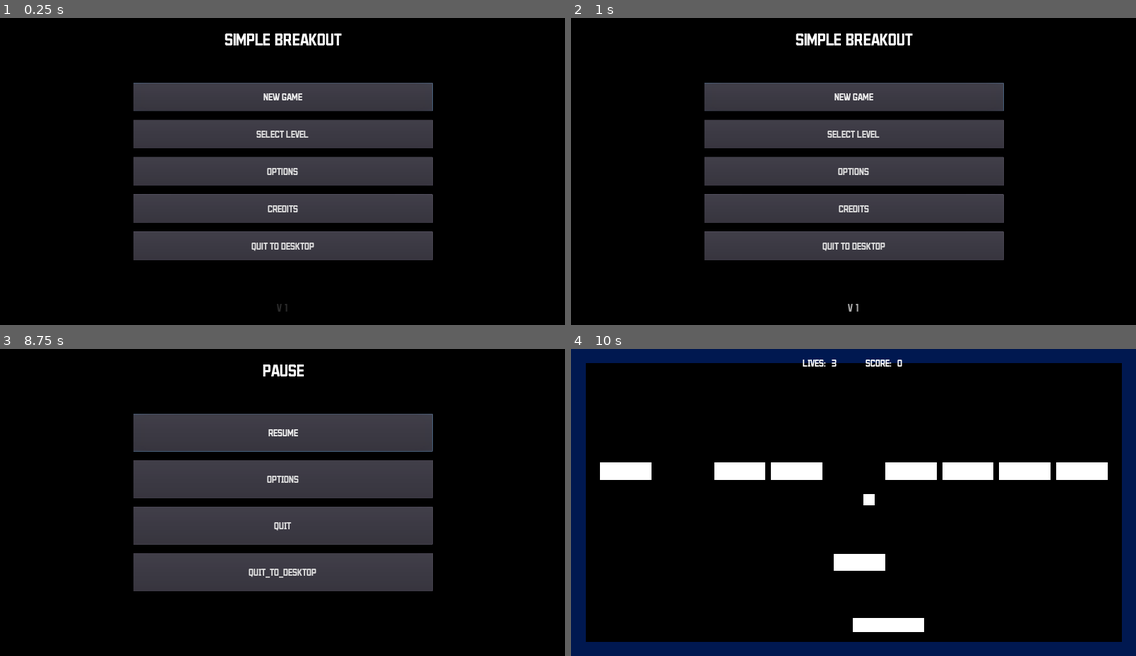
Above: before the commit, frames 1-4 (two rows, left to right).
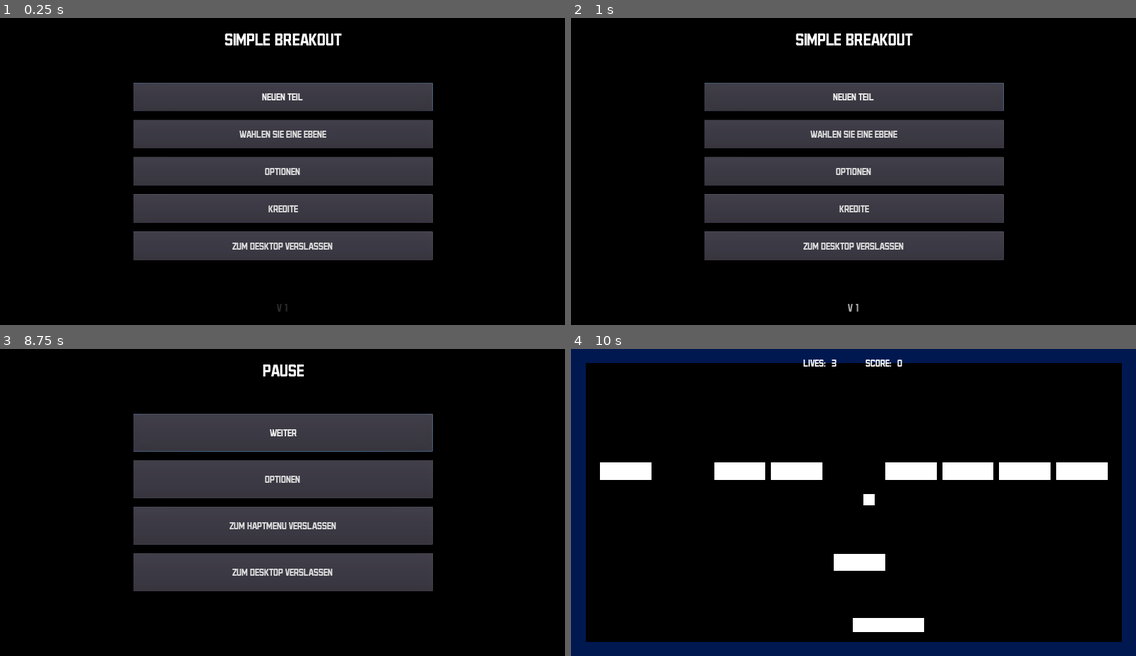
Above: after the commit, the same moments.

Repository: AlixBarreaux/simple-breakout
Game: Godot game, scene res://Scenes/GUI/MainMenu.tscn
The game is run twice, just before and just after one commit, with the same random seed, the same clock (stepped at 60 frames per second) and the same inputs. The engine's default icon, where the game draws it, is replaced by a stand-in: a white triangle on a blue panel in a dark square.
Inputs:
- Up to frame 1 (0.25 s): no input
- Up to frame 2 (1 s): click "select level" (after the commit: "wahlen Sie eine Ebene") at 0.5 s
- Up to frame 3 (8.75 s): click "options" (after the commit: "Optionen") at 1.25 s; click "new game" (after the commit: "neuen Teil") at 2 s; click "new game" (after the commit: "neuen Teil") at 2.75 s; click "credits" (after the commit: "Kredite") at 3.5 s; click "quit to desktop" (after the commit: "Zum Desktop verslassen") at 4.25 s; tap Enter at 5 s; hold D (move_right) 5.03-5.78 s; hold Q (move_left) 5.78-6.53 s; hold D (move_right) 6.53-8.03 s; hold Q (move_left) from 8.03 s (still down); tap Escape (ui_cancel) at 8.65 s
- Up to frame 4 (10 s): release Q (move_left) at 8.75 s; click "RESUME" (after the commit: "weiter") at 8.75 s; hold Q (move_left) from 9.53 s (still down)

The runs differ from the first frame. In frame 1, 0.9% of the frame differs, in the area x 41-59%, y 24-76%; in frame 2, 0.9%; in frame 3, 0.9%; in frame 4, less than 0.1%.

Commit message:
Add German translations

Diff:
--- a/Game.tscn
+++ b/Game.tscn
@@ -26,6 +26,14 @@
 margin_top = -2.37842
 margin_bottom = -2.37842
 
+[node name="LivesGUI" parent="InGameGUICanvasLayer/InGameGUI/HBoxContainer" index="0"]
+margin_left = 1.0
+margin_right = 150.0
+
+[node name="ScoreGUI" parent="InGameGUICanvasLayer/InGameGUI/HBoxContainer" index="1"]
+margin_left = 250.0
+margin_right = 412.0
+
 [node name="PauseMenu" parent="InGameGUICanvasLayer" instance=ExtResource( 3 )]
 visible = false
 
--- a/Scenes/GUI/InGameGUI.tscn
+++ b/Scenes/GUI/InGameGUI.tscn
@@ -33,8 +33,12 @@
 }
 
 [node name="LivesGUI" parent="HBoxContainer" instance=ExtResource( 4 )]
+margin_left = 2.0
+margin_right = 151.0
 
 [node name="ScoreGUI" parent="HBoxContainer" instance=ExtResource( 5 )]
+margin_left = 251.0
+margin_right = 413.0
 
 [node name="VBoxContainer" type="VBoxContainer" parent="."]
 visible = false
--- a/Scenes/GUI/LevelSelectionMenu.tscn
+++ b/Scenes/GUI/LevelSelectionMenu.tscn
@@ -3,7 +3,7 @@
 [ext_resource path="res://Resources/Fonts/Dynamic_Fonts_Data/legend_dynamicfontdata.tres" type="DynamicFontData" id=1]
 [ext_resource path="res://Scenes/GUI/LevelSelectionButton.tscn" type="PackedScene" id=2]
 [ext_resource path="res://Resources/Themes/main_theme.tres" type="Theme" id=3]
-[ext_resource path="res://Level.tscn" type="PackedScene" id=4]
+[ext_resource path="res://Scenes/Levels/Level.tscn" type="PackedScene" id=4]
 [ext_resource path="res://Miscellaneous/icon.png" type="Texture" id=5]
 [ext_resource path="res://Scripts/GUI/level_selection_menu.gd" type="Script" id=6]
 [ext_resource path="res://Scenes/Levels/LevelTemporary.tscn" type="PackedScene" id=7]
@@ -37,7 +37,7 @@
 margin_right = 274.0
 margin_bottom = 110.0
 custom_fonts/font = SubResource( 1 )
-text = "level_selection_title"
+text = "select a level"
 align = 1
 valign = 1
 __meta__ = {
@@ -51,7 +51,7 @@
 level_to_load = ExtResource( 4 )
 level_name = "Level 1"
 preview_image_stream_texture = ExtResource( 5 )
-level_to_load_path = "res://Level.tscn"
+level_to_load_path = "res://Scenes/Levels/Level.tscn"
 
 [node name="LevelSelectionButton2" parent="ColorRect" instance=ExtResource( 2 )]
 margin_left = 690.77
@@ -67,7 +67,7 @@
 level_to_load = ExtResource( 4 )
 level_name = "Level 1"
 preview_image_stream_texture = ExtResource( 5 )
-level_to_load_path = "res://Level.tscn"
+level_to_load_path = "res://Scenes/Levels/Level.tscn"
 
 [node name="BackButton" type="Button" parent="."]
 anchor_left = 0.5
@@ -82,7 +82,7 @@
 focus_neighbour_top = NodePath("../LevelSelectionButton")
 focus_neighbour_right = NodePath("../LevelSelectionButton")
 focus_neighbour_bottom = NodePath("../LevelSelectionButton")
-text = "BACK"
+text = "back"
 __meta__ = {
 "_edit_use_anchors_": false
 }
--- a/Scenes/GUI/LivesGUI.tscn
+++ b/Scenes/GUI/LivesGUI.tscn
@@ -13,11 +13,11 @@
 }
 
 [node name="LivesLabel" type="Label" parent="."]
-margin_left = 35.0
+margin_left = 37.0
 margin_top = 13.0
-margin_right = 73.0
+margin_right = 71.0
 margin_bottom = 27.0
-text = "LIVES:"
+text = "lives:"
 align = 1
 valign = 1
 __meta__ = {
@@ -25,9 +25,9 @@
 }
 
 [node name="LivesCounterLabel" type="Label" parent="."]
-margin_left = 93.0
+margin_left = 91.0
 margin_top = 13.0
-margin_right = 117.0
+margin_right = 115.0
 margin_bottom = 27.0
 text = "000"
 align = 1
--- a/Scenes/GUI/MainMenu.tscn
+++ b/Scenes/GUI/MainMenu.tscn
@@ -7,7 +7,7 @@
 [ext_resource path="res://Scenes/GUI/OptionsMenu.tscn" type="PackedScene" id=5]
 [ext_resource path="res://Scenes/GUI/LevelSelectionMenu.tscn" type="PackedScene" id=6]
 [ext_resource path="res://Scripts/GUI/main_menu.gd" type="Script" id=7]
-[ext_resource path="res://Level.tscn" type="PackedScene" id=8]
+[ext_resource path="res://Scenes/Levels/Level.tscn" type="PackedScene" id=8]
 [ext_resource path="res://Scenes/GUI/VersionLabel.tscn" type="PackedScene" id=9]
 
 [sub_resource type="DynamicFont" id=1]
@@ -22,7 +22,7 @@
 "_edit_use_anchors_": false
 }
 new_game_scene_to_load = ExtResource( 8 )
-new_game_level_to_load_path = "res://Level.tscn"
+new_game_level_to_load_path = "res://Scenes/Levels/Level.tscn"
 
 [node name="ColorRect" type="ColorRect" parent="."]
 anchor_right = 1.0
@@ -84,7 +84,7 @@
 size_flags_horizontal = 3
 size_flags_vertical = 3
 custom_fonts/font = ExtResource( 1 )
-text = "select level"
+text = "select a level"
 
 [node name="OptionsButton" type="Button" parent="ColorRect/ButtonsContainer"]
 margin_top = 261.0
--- a/Scenes/GUI/OptionsMenu.tscn
+++ b/Scenes/GUI/OptionsMenu.tscn
@@ -65,7 +65,7 @@
 focus_neighbour_top = NodePath(".")
 focus_neighbour_right = NodePath(".")
 focus_neighbour_bottom = NodePath(".")
-text = "BACK"
+text = "back"
 
 [connection signal="visibility_changed" from="." to="." method="_on_OptionsMenu_visibility_changed"]
 [connection signal="pressed" from="ColorRect/VBoxContainer/BackButton" to="." method="_on_BackButton_pressed"]
--- a/Scenes/GUI/PauseMenu.tscn
+++ b/Scenes/GUI/PauseMenu.tscn
@@ -64,7 +64,7 @@
 size_flags_horizontal = 3
 size_flags_vertical = 3
 custom_fonts/font = ExtResource( 3 )
-text = "RESUME"
+text = "resume"
 __meta__ = {
 "_editor_description_": ""
 }
@@ -76,14 +76,16 @@
 size_flags_horizontal = 3
 size_flags_vertical = 3
 custom_fonts/font = ExtResource( 3 )
-text = "OPTIONS"
+text = "options"
 __meta__ = {
 "_editor_description_": ""
 }
 
 [node name="QuitToMainMenuButton" parent="ColorRect/VBoxContainer" instance=ExtResource( 6 )]
+text = "quit to main menu"
 
 [node name="QuitToDesktopButton" parent="ColorRect/VBoxContainer" instance=ExtResource( 1 )]
+text = "quit to desktop"
 
 [node name="OptionsMenu" parent="." instance=ExtResource( 4 )]
 visible = false
--- a/ScoreGUI.tscn
+++ b/ScoreGUI.tscn
@@ -14,11 +14,11 @@
 }
 
 [node name="ScoreLabel" type="Label" parent="."]
-margin_left = 36.0
+margin_left = 39.0
 margin_top = 13.0
-margin_right = 81.0
+margin_right = 78.0
 margin_bottom = 27.0
-text = "SCORE:"
+text = "score:"
 align = 1
 valign = 1
 __meta__ = {
@@ -26,9 +26,9 @@
 }
 
 [node name="ScoreCounterLabel" type="Label" parent="."]
-margin_left = 101.0
+margin_left = 98.0
 margin_top = 13.0
-margin_right = 125.0
+margin_right = 122.0
 margin_bottom = 27.0
 text = "000"
 align = 1
--- a/Singletons/settings.gd
+++ b/Singletons/settings.gd
@@ -9,7 +9,8 @@
 # ---------------------------------- RUN CODE ----------------------------------
 
 func _ready() -> void:
-	TranslationServer.set_locale(OS.get_locale())
+#	TranslationServer.set_locale(OS.get_locale())
+	TranslationServer.set_locale("de")
 
 
 # ------------------------------ DECLARE FUNCTIONS -----------------------------
Renamed: Level.tscn -> Scenes/Levels/Level.tscn
Binary file changed: Translations/de/Menus/menus_de.mo
Not shown, changed: Translations/de/Menus/menus_de.po
Binary file changed: Translations/fr/Menus/menus_fr.mo
Not shown, changed: Translations/fr/Menus/menus_fr.po
Not shown, changed: Translations/menus.pot
